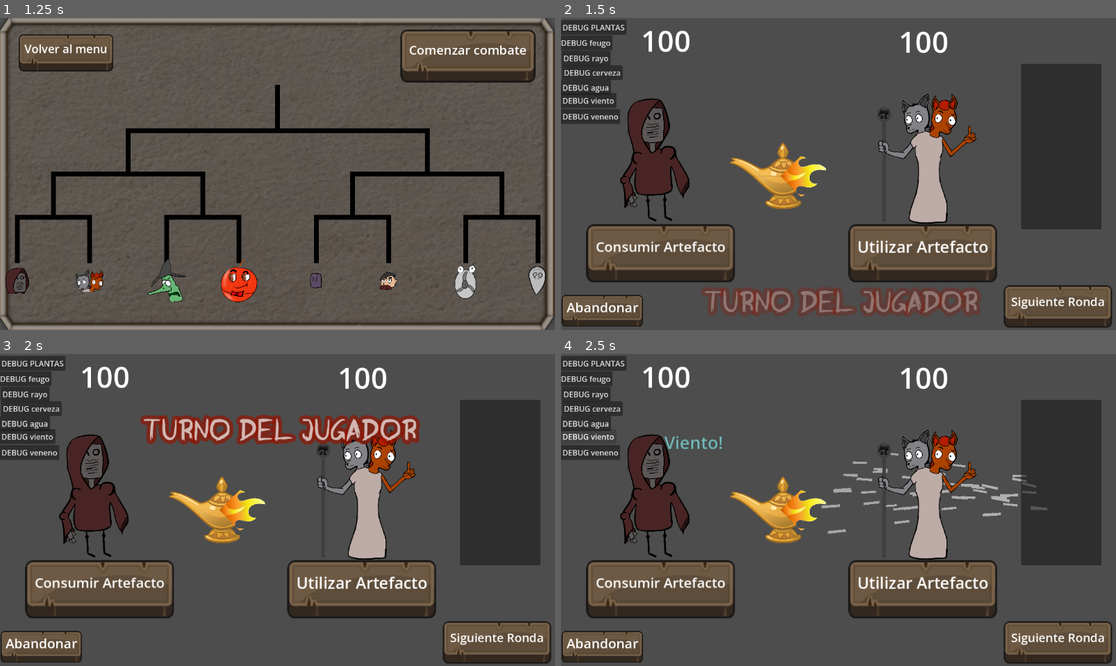
Above: before the commit, frames 1-4 (two rows, left to right).
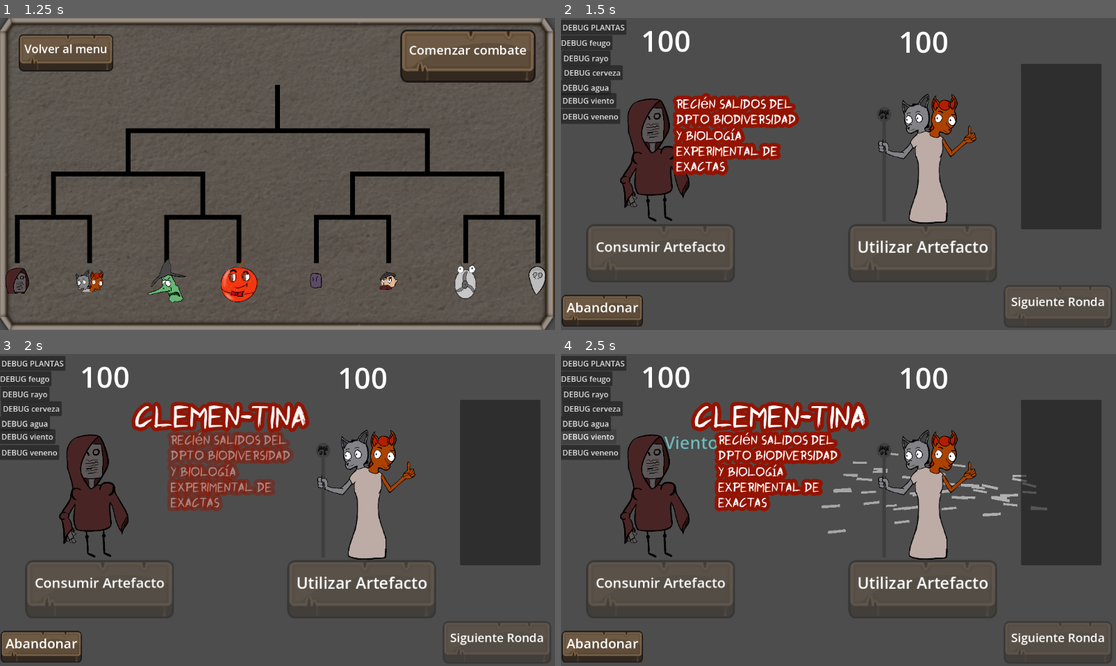
Above: after the commit, the same moments.

Repository: JuanPabloT/GameJam-DCUBA-juego333
Game: Godot game, scene res://escenas/mainmenu.tscn
Same seed, same stepped clock (60 frames per second), same inputs: the game is played once before the commit and once after it.
Inputs:
- Up to frame 1 (1.25 s): click "Empezar" at 0.5 s
- Up to frame 2 (1.5 s): click "Comenzar combate" at 1.25 s
- Up to frame 3 (2 s): no input
- Up to frame 4 (2.5 s): click "DEBUG viento" at 2 s

Frame 1 is identical in both runs. In frame 2, 11% of the frame differs, in the area x 4-100%, y 24-100%; in frame 3, 13%, in the area x 4-100%, y 15-100%; in frame 4, 12%.

Commit message:
textsos movientes

Diff:
--- a/escenas/combate.tscn
+++ b/escenas/combate.tscn
@@ -127,6 +127,7 @@
 offset_right = 609.0
 offset_bottom = 326.0
 scale = Vector2(0.8, 0.8)
+disabled = true
 label_text = "Siguiente Ronda"
 
 [node name="Surrender" parent="Camera2D/Buttons control" unique_id=65440621 instance=ExtResource("2_4whe8")]
@@ -381,15 +382,42 @@
 [node name="Enemy_Turn" type="Label" parent="." unique_id=1429224832]
 visible = false
 z_index = 190
-offset_left = -258.0
-offset_top = 263.0
-offset_right = 269.0
-offset_bottom = 329.0
+offset_left = -208.0
+offset_top = -271.0
+offset_right = 319.0
+offset_bottom = -205.0
 theme_override_colors/font_outline_color = Color(0.5767854, 0.074204735, 0, 1)
 theme_override_constants/outline_size = 30
 theme_override_fonts/font = ExtResource("23_s8rds")
 theme_override_font_sizes/font_size = 70
-text = "Turno Enemigo"
+text = "Turno del Enemigo"
+script = ExtResource("24_6tf1q")
+
+[node name="Enemy_Intro" type="Label" parent="." unique_id=1753019347]
+z_index = 190
+offset_left = -393.0
+offset_top = -223.0
+offset_right = -15.0
+offset_bottom = -104.0
+theme_override_colors/font_outline_color = Color(0.5767854, 0.074204735, 0, 1)
+theme_override_constants/outline_size = 30
+theme_override_fonts/font = ExtResource("23_s8rds")
+theme_override_font_sizes/font_size = 70
+text = "Clemen-Tina"
+script = ExtResource("24_6tf1q")
+
+[node name="Enemy_Intro_Subtitle" type="Label" parent="." unique_id=386064486]
+z_index = 190
+offset_left = -337.0
+offset_top = -160.0
+offset_right = -64.0
+offset_bottom = -52.0
+theme_override_colors/font_outline_color = Color(0.5767854, 0.074204735, 0, 1)
+theme_override_constants/outline_size = 30
+theme_override_fonts/font = ExtResource("23_s8rds")
+theme_override_font_sizes/font_size = 30
+text = "No Se que Ponerle"
+autowrap_mode = 2
 script = ExtResource("24_6tf1q")
 
 [node name="Player_Turn" type="Label" parent="." unique_id=27427584]
--- a/escenas/enemigo_provisional.gd
+++ b/escenas/enemigo_provisional.gd
@@ -10,6 +10,27 @@
 	"res://sprites/cuerpos/bruja.png",
 	"res://sprites/cuerpos/apple.png"
 ]
+
+var characters_skin_names = {
+	"res://sprites/cuerpos/clemen_tina.png": "Clemen-Tina",
+	"res://sprites/cuerpos/fire_elemental.png": "Pedro",
+	"res://sprites/cuerpos/liliana.png": "Liliana",
+	"res://sprites/cuerpos/gaucho.png": "Estebán Fierro",
+	"res://sprites/cuerpos/alien.png": "Glorp Zorp d'Lorp",
+	"res://sprites/cuerpos/bruja.png": "Piruja",
+	"res://sprites/cuerpos/apple.png": "Manzana"
+}
+
+var characters_skin_descriptions = {
+	"res://sprites/cuerpos/clemen_tina.png": "Recién salidos del dpto Biodiversidad y Biología Experimental de exactas",
+	"res://sprites/cuerpos/fire_elemental.png": "Elemental de fuego deshonrado",
+	"res://sprites/cuerpos/liliana.png": "En su segundo de nueve meses de vacaciones de invierno",
+	"res://sprites/cuerpos/gaucho.png": "Alcohólico en \"recuperación\"",
+	"res://sprites/cuerpos/alien.png": "Estrenando la nave",
+	"res://sprites/cuerpos/bruja.png": "Buscando los buhos perdidos",
+	"res://sprites/cuerpos/apple.png": "Heraldo Apoliónico"
+}
+
 
 var alien_combat_texture = load("res://sprites/cuerpos/alien_cast.png")
 var apple_combat_texture = load("res://sprites/cuerpos/apple_cast.png")
--- a/escenas/moving_text.gd
+++ b/escenas/moving_text.gd
@@ -16,6 +16,22 @@
 	self.position.y=1000
 	var tween = create_tween()
 	tween.set_parallel()
-	tween.tween_property(self, "modulate:a", 0.8, 0.5).set_ease(Tween.EASE_IN_OUT)
+	tween.tween_property(self, "modulate:a", 0.8, 0.5).set_ease(Tween.EASE_IN_OUT).set_trans(Tween.TRANS_QUINT)
 	tween.tween_property(self, "position:y", -200, 1).set_ease(Tween.EASE_OUT).set_trans(Tween.TRANS_QUINT)
 	tween.tween_property(self, "modulate:a", 0, 0.5).set_ease(Tween.EASE_IN_OUT).set_delay(0.6)
+
+func animate_side(dist:int):
+	print("animating slide ", name)
+	self.visible=true
+	self.modulate.a=0
+	self.position.x=500
+	var tween = create_tween()
+	tween.set_parallel()
+	tween.tween_property(self, "modulate:a", 1, 1).set_ease(Tween.EASE_IN_OUT).set_trans(Tween.TRANS_QUINT)
+	tween.tween_property(self, "position:x", -dist, 1).set_ease(Tween.EASE_OUT).set_trans(Tween.TRANS_QUINT)
+	await  tween.finished
+
+func dissappear():
+	var tween = create_tween()
+	tween.tween_property(self, "modulate:a", 0, 0.5).set_ease(Tween.EASE_IN_OUT)
+	await  tween.finished
--- a/scripts/combat_script.gd
+++ b/scripts/combat_script.gd
@@ -16,6 +16,14 @@
 	GameData.artefacto_holder = $ArtefactoHolderBackground/ScrollContainer/ArtefactoHolder
 	#empiezan los botones apagados
 	_disable_buttons()
+	$Enemy_Intro.text = rival.characters_skin_names[rival.characters_skin[rival.id]]
+	$Enemy_Intro_Subtitle.text = rival.characters_skin_descriptions[rival.characters_skin[rival.id]]
+	$Enemy_Intro.animate_side(300)
+	await get_tree().create_timer(0.2).timeout
+	await $Enemy_Intro_Subtitle.animate_side(250)
+	await get_tree().create_timer(1).timeout
+	$Enemy_Intro_Subtitle.dissappear()
+	$Enemy_Intro.dissappear()
 	_player_turn()
 
 
Not shown, added: sounds/personajes/alien1.wav.import
Not shown, added: sounds/personajes/alien2.wav.import
Not shown, added: sounds/personajes/alien3.wav.import
Not shown, added: sounds/personajes/apple1.wav.import
Not shown, added: sounds/personajes/apple2.wav.import
Not shown, added: sounds/personajes/apple3.wav.import
Not shown, added: sounds/personajes/clemen1.wav.import
Not shown, added: sounds/personajes/clemen2.wav.import
Not shown, added: sounds/personajes/clemen3.wav.import
Not shown, added: sounds/personajes/elemental1.wav.import
Not shown, added: sounds/personajes/elemental2.wav.import
Not shown, added: sounds/personajes/elemental3.wav.import
(and 9 more such lines)
